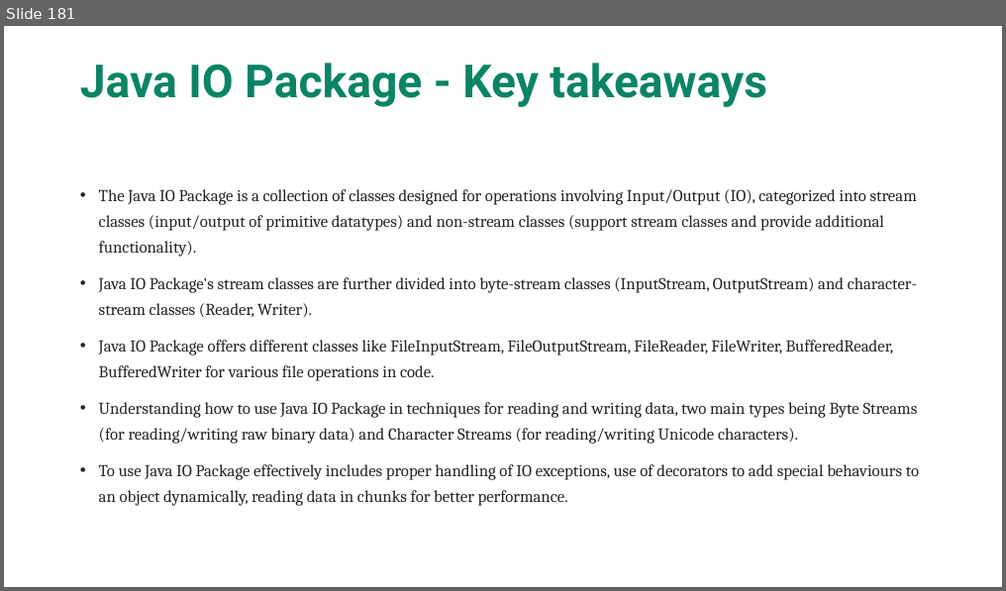
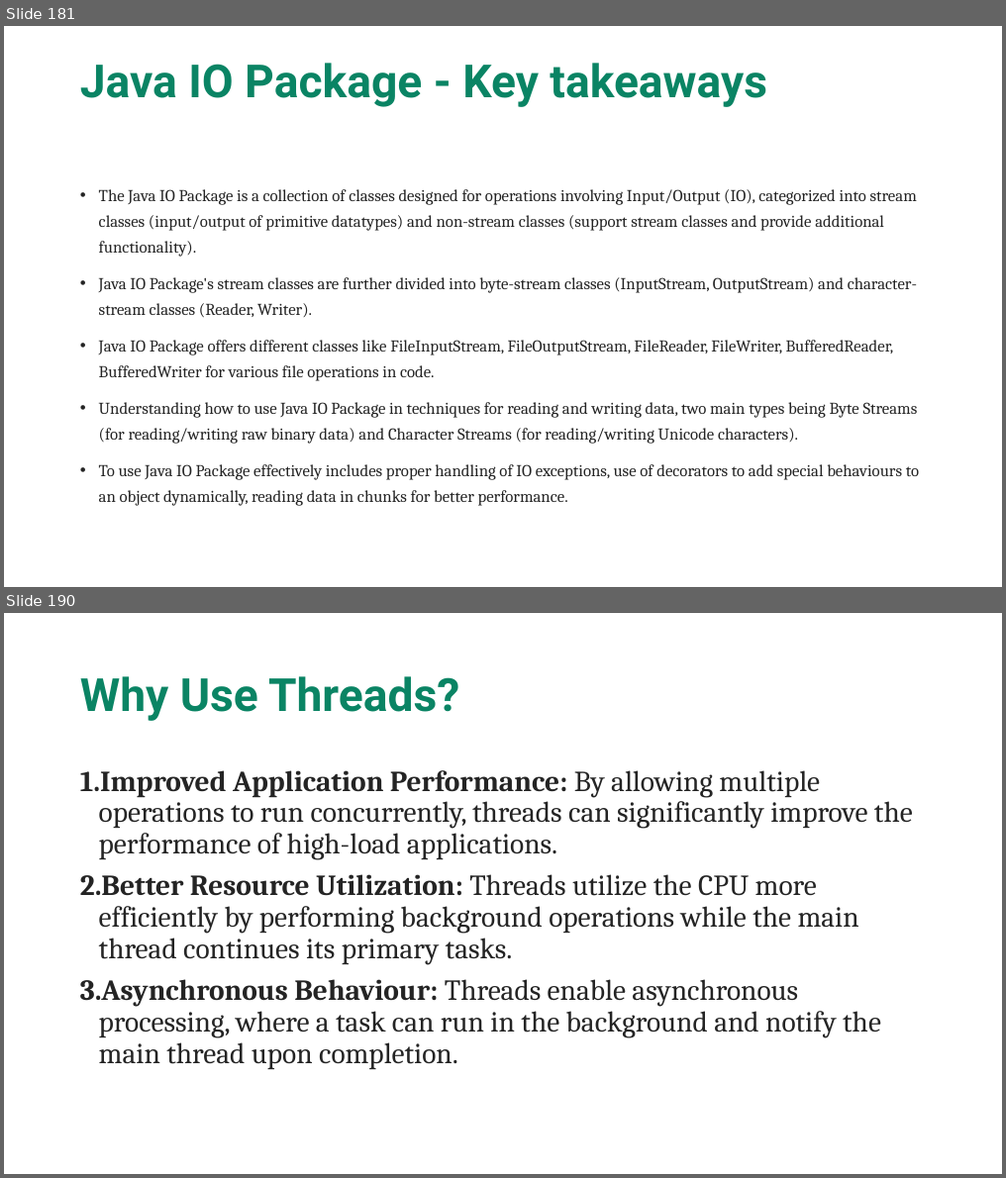
Before and after one commit to maddireddy/Core-Java, a slide deck: Notes/Core_Java.pptx. Shown one above the other, each under a label of ours: slide 181 before the commit, slides 181 and 190 after it; the slides between them are not shown. The pictures are 1006x591 and 1006x1178 pixels, drawn with LibreOffice and Linux fonts; fonts in the diff are those of the drawing. Boxes give left, top, right and bottom in pixels: in the first picture for what was removed or moved away, otherwise in the second. Text is boxed around its words. In the diff, an @@ line names an element or a change of style, - is before the commit and + after.

```diff
--- a/Notes/Core_Java.pptx
+++ b/Notes/Core_Java.pptx
@@ slide 190 added at (4,613,1002,1174), background #FFFFFF @@
@@ title added at (80,676,459,721), 44 pt, text #0A8464, bold @@
+Why Use Threads?
@@ text added at (80,770,913,1069), 28 pt, text #242424 @@
+1. Improved Application Performance: By allowing multiple operations to run concurrently, threads can significantly improve the performance of high-load applications.
+2. Better Resource Utilization: Threads utilize the CPU more efficiently by performing background operations while the main thread continues its primary tasks.
+3. Asynchronous Behaviour: Threads enable asynchronous processing, where a task can run in the background and notify the main thread upon completion.
```
Also in this commit, not shown: 22 other slides added, 12 other files.
